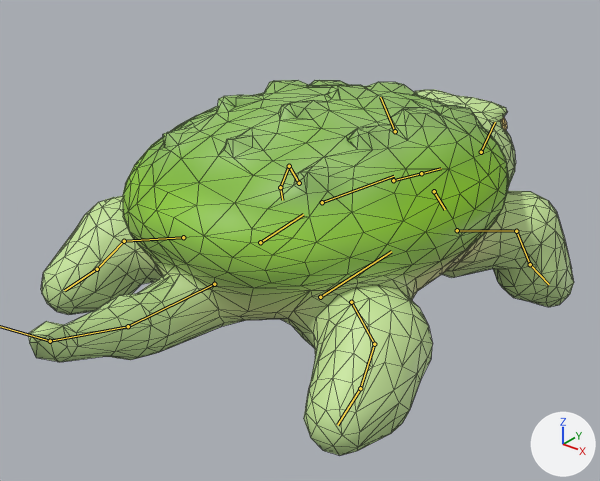
An edit to the glTF model game/art/models/battle/snapping_turtle.glb, drawn before and after from the same camera.
Before and after are seen from a camera (50 mm lens) standing at (0.533, -0.707, 0.54) and looking at (-0.004, -0.036, 0.124). The lights are fixed; the arrows at lower right show +X, +Y and +Z. The picture after the commit comes second. Both versions are drawn at frame 4 of the action 'victory'; the numbers are the values there. The bones that bend it are drawn over the model as lines. Mesh edges are drawn as thin lines.

Names of what the first picture shows: 'snapping_turtle_movie'.
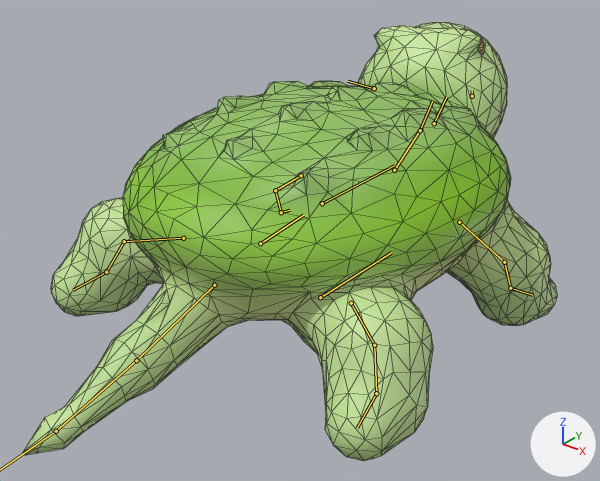
What differs and where, as boxes [x1, y1, x2, y2] in the pictures (600 x 481 px):
'snapping_turtle_movie', posed (17% taller)
    before: [28, 80, 574, 455]
    after: [23, 22, 557, 461]
bone 'chest', root to tip
    before: (322, 202) to (394, 176)
    after: (322, 203) to (394, 165)
bone 'neck', root to tip
    before: (393, 180) to (421, 173)
    after: (394, 170) to (420, 130)
bone 'head', root to tip
    before: (421, 173) to (441, 168)
    after: (420, 130) to (432, 101)
bone 'jaw', root to tip
    before: (434, 191) to (445, 209)
    after: (434, 123) to (446, 97)
bone 'ear.L', root to tip
    before: (395, 131) to (380, 97)
    after: (374, 88) to (347, 81)
bone 'ear.R', root to tip
    before: (481, 152) to (495, 122)
    after: (472, 96) to (472, 90)
bone 'fl_upper.L', root to tip
    before: (299, 183) to (289, 166)
    after: (301, 175) to (275, 190)
bone 'fl_lower.L', root to tip
    before: (289, 166) to (280, 187)
    after: (275, 190) to (281, 212)
bone 'fl_foot.L', root to tip
    before: (280, 187) to (282, 200)
    after: (281, 212) to (290, 210)
bone 'fl_upper.R', root to tip
    before: (457, 230) to (516, 231)
    after: (459, 222) to (504, 262)
bone 'fl_lower.R', root to tip
    before: (516, 231) to (530, 264)
    after: (504, 262) to (510, 288)
bone 'fl_foot.R', root to tip
    before: (530, 264) to (549, 284)
    after: (510, 288) to (532, 295)
bone 'tail1', root to tip
    before: (214, 284) to (128, 326)
    after: (214, 285) to (136, 360)
bone 'tail2', root to tip
    before: (128, 326) to (50, 341)
    after: (136, 360) to (56, 431)
bone 'hl_lower.L', root to tip
    before: (124, 241) to (97, 269)
    after: (124, 241) to (106, 272)
bone 'hl_foot.L', root to tip
    before: (97, 269) to (64, 290)
    after: (106, 272) to (73, 290)
bone 'hl_lower.R', root to tip
    before: (374, 344) to (360, 388)
    after: (374, 345) to (376, 393)
bone 'hl_foot.R', root to tip
    before: (360, 388) to (337, 425)
    after: (376, 393) to (357, 428)

The change in detail:
Bone 'chest' (bone_chest) turns from (0, 0, 0) to (6, 0, 0) degrees about its own x, y and z.
Bone 'neck' (bone_neck) turns from (-13, 0, 0) to (21, 0, 2) degrees about its own x, y and z.
Bone 'head' (bone_head) turns from (11, 0, 0) to (10, 0, 9) degrees about its own x, y and z.
Bone 'jaw' (bone_jaw) turns from (-35, 0, 0) to (0, 0, 0) degrees about its own x, y and z.
Bone 'ear.L' (bone_ear_l) turns from (-11, 0, 3) to (0, 0, 0) degrees about its own x, y and z.
Bone 'ear.R' (bone_ear_r) turns from (-11, 0, -7) to (0, 0, 0) degrees about its own x, y and z.
Bone 'fl_upper.L' (bone_fl_upper_l) turns from (25, 0, 0) to (-20, 0, 0) degrees about its own x, y and z.
Bone 'fl_lower.L' (bone_fl_lower_l) turns from (-35, 0, 0) to (6, 0, 0) degrees about its own x, y and z.
Bone 'fl_foot.L' (bone_fl_foot_l) turns from (-15, 0, 0) to (5, 0, 0) degrees about its own x, y and z.
Bone 'fl_upper.R' (bone_fl_upper_r) turns from (25, 0, 0) to (-20, 0, 0) degrees about its own x, y and z.
Bone 'fl_lower.R' (bone_fl_lower_r) turns from (-35, 0, 0) to (6, 0, 0) degrees about its own x, y and z.
Bone 'fl_foot.R' (bone_fl_foot_r) turns from (-15, 0, 0) to (-5, 0, 0) degrees about its own x, y and z.
Bone 'tail1' (bone_tail1) turns from (-20, 0, 0) to (0, 0, 0) degrees about its own x, y and z.
Bone 'tail2' (bone_tail2) turns from (-20, 0, -7) to (0, 0, 6) degrees about its own x, y and z.
Bone 'tail3' (bone_tail3) turns from (-20, 0, -12) to (0, 0, 10) degrees about its own x, y and z.
Bone 'hl_lower.L' (bone_hl_lower_l) turns from (-15, 0, 0) to (14, 0, 0) degrees about its own x, y and z.
Bone 'hl_foot.L' (bone_hl_foot_l) turns from (20, 0, 0) to (-11, 0, 0) degrees about its own x, y and z.
Bone 'hl_lower.R' (bone_hl_lower_r) turns from (-15, 0, 0) to (14, 0, 0) degrees about its own x, y and z.
Bone 'hl_foot.R' (bone_hl_foot_r) turns from (20, 0, 0) to (-11, 0, 0) degrees about its own x, y and z.
